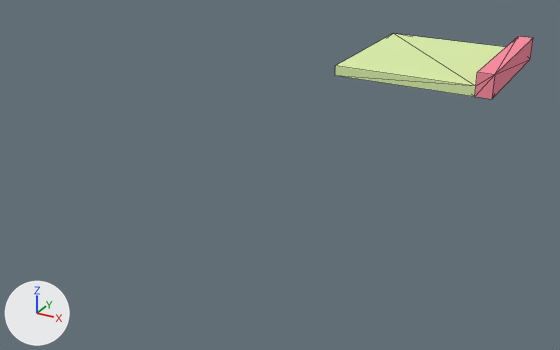
Before and after pictures for a commit that changed the Blender file Unwrapped_tiles/some_tiles.blend.
Before and after are seen from a 50 mm camera at (1.5, -4.86, 1.41) aimed at (-0.28, -1.63, -0.21). Lighting does not change. The marker at lower left points along +X, +Y and +Z. Mesh edges are drawn as thin lines.

Names of what the first picture shows: 'side'.
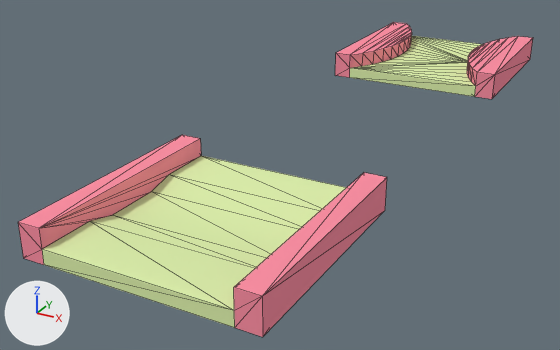
Changed parts and their boxes (x1, y1, x2, y2) in the pictures (560 x 350 px):
'crest', added: after (18, 135, 387, 337)
    faces in mat_green_014 (green #def1ad): (42, 156, 347, 328)
    faces in mat_border_014 (pink #fd91a5): (18, 135, 387, 337)
'side', reshaped (16% taller): before (335, 33, 533, 99); after (335, 22, 533, 99)
part 1 of me_side, built on: before (335, 33, 505, 88); after (335, 22, 518, 88)

Edits to the bpy script that builds the scene:
```text
Add mat_green_001:
    mat_green_001 = principled_material('green.001')
    mat_green_001.base_color = (0.729, 0.878, 0.42)  # green #def1ad
    mat_green_001.roughness = 1.0
    mat_green_001.specular_ior_level = 0.0
Add mat_border_001:
    mat_border_001 = principled_material('border.001')
    mat_border_001.base_color = (0.981, 0.282, 0.374)  # pink #fd91a5
    mat_border_001.roughness = 1.0
    mat_border_001.specular_ior_level = 0.0
Change me_side:
    used by ob_side; location = (0.0, 0.0, 0.0); rotation_euler = (1.571, 0.0, 0.0), in degrees (90, 0, 0)
    remove me_side.from_pydata(...)  # 14 vertices, 24 faces; spans x -0.5..0.5, y 0.0..0.147, z -0.5..0.5
    remove me_side.materials.append(mat_border_014)  # pink #fd91a5
    remove me_side.materials.append(mat_green_014)  # green #def1ad
    add me_side.from_pydata(...)  # 64 vertices, 124 faces; spans x -0.5..0.5, y 0.0..0.147, z -0.5..0.5
    me_side part 1
    2 vertices are removed from x -0.5, y 0.063, z -0.5..0.5
    12 faces are deleted
    28 vertices are added at x -0.5..0.35, y 0.0..0.147, z -0.5..0.5
    24 new vertices lie (0.0, 0.084, 0.0) away from vertices in x -0.4..0.35, y 0.063, z -0.5..0.5
    84 new faces join them, mat_border_001 (pink #fd91a5)
    28 new faces join them, mat_green_001 (green #def1ad)
    add me_side.materials.append(mat_border_001)  # pink #fd91a5
    add me_side.materials.append(mat_green_001)  # green #def1ad
Add me_crest:
    me_crest.from_pydata(...)  # 28 vertices, 52 faces; spans x -0.5..0.5, y 0.0..0.147, z -0.5..0.5
    # faces by material slot: [38, 14]
    me_crest.materials.append(mat_border_014)  # pink #fd91a5
    me_crest.materials.append(mat_green_014)  # green #def1ad
Add ob_crest:
    ob_crest = bpy.data.objects.new('crest', me_crest)
    ob_crest.location = (0.0, -2.656, 0.0)
    ob_crest.rotation_euler = (1.571, 0.0, 0.0)  # degrees (90, 0, 0)
```
